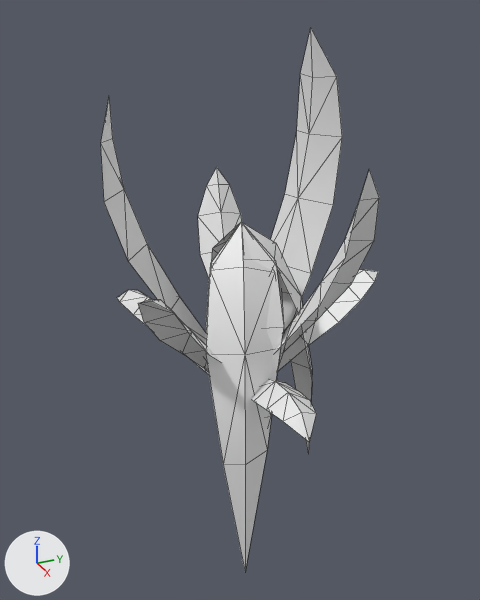
A saved change to the OBJ model game/assets/models/plants/SM_Plant_NestFernMature_Leaf.obj.
One viewpoint serves both versions: a camera (50 mm lens) standing at (2.17, -0.983, 1.51) and looking at (0.008, -0.01, 0.429). The axes (+X, +Y, +Z) are drawn at lower left. The lights are the same throughout. The picture after the commit comes second. Mesh edges are drawn as thin lines. Where no turn or scale is listed for an object, it has been applied to the vertices. Vertices at exactly the same position are counted once.

In view in the first picture: 'SM_Plant_NestFernMature_Leaf'.
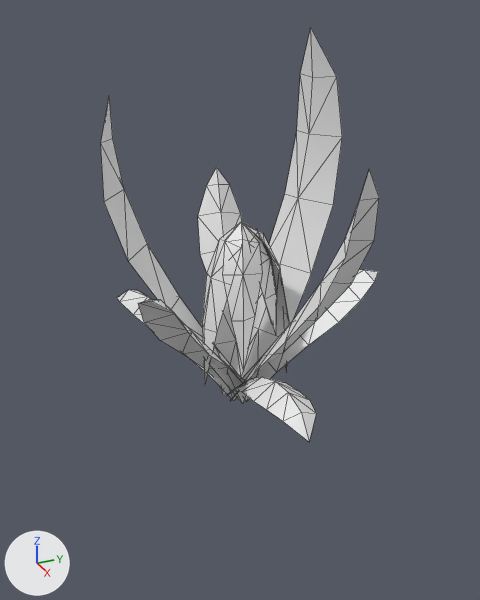
Changed parts and their boxes [x1, y1, x2, y2] in the pictures (480 x 600 px; the box of a moved part takes in the faces that stretch with it):
'SM_Plant_NestFernMature_Leaf', reshaped (24% shorter)
    before: [101, 27, 379, 570]
    after: [101, 27, 379, 442]
part 1 of me_sm_plant_nestfernmature_leaf, moved or reshaped
    before: [206, 222, 312, 570]
    after: [202, 222, 289, 382]

What the commit changed:
me_sm_plant_nestfernmature_leaf is used by ob_sm_plant_nestfernmature_leaf; location (0.0, 0.0, 0.0).
me_sm_plant_nestfernmature_leaf had 212 vertices, 246 faces and spanned x -0.52..0.61, y -0.5..0.59, z -0.58..1.4.
me_sm_plant_nestfernmature_leaf now has 222 vertices, 258 faces and spans x -0.52..0.61, y -0.5..0.59, z 0.0..1.4.
Part 1, on me_sm_plant_nestfernmature_leaf:
3 vertices are removed from x 0.05..0.38, y -0.16..0.31, z -0.58..-0.36.
6 faces are deleted.
37 vertices move from x -0.27..0.38, y -0.24..0.31, z -0.31..0.65 to x -0.09..0.16, y -0.11..0.21, z 0.04..0.71.
13 vertices are added at x -0.04..0.16, y -0.18..0.15, z 0.11..0.69.
18 new faces join them.
